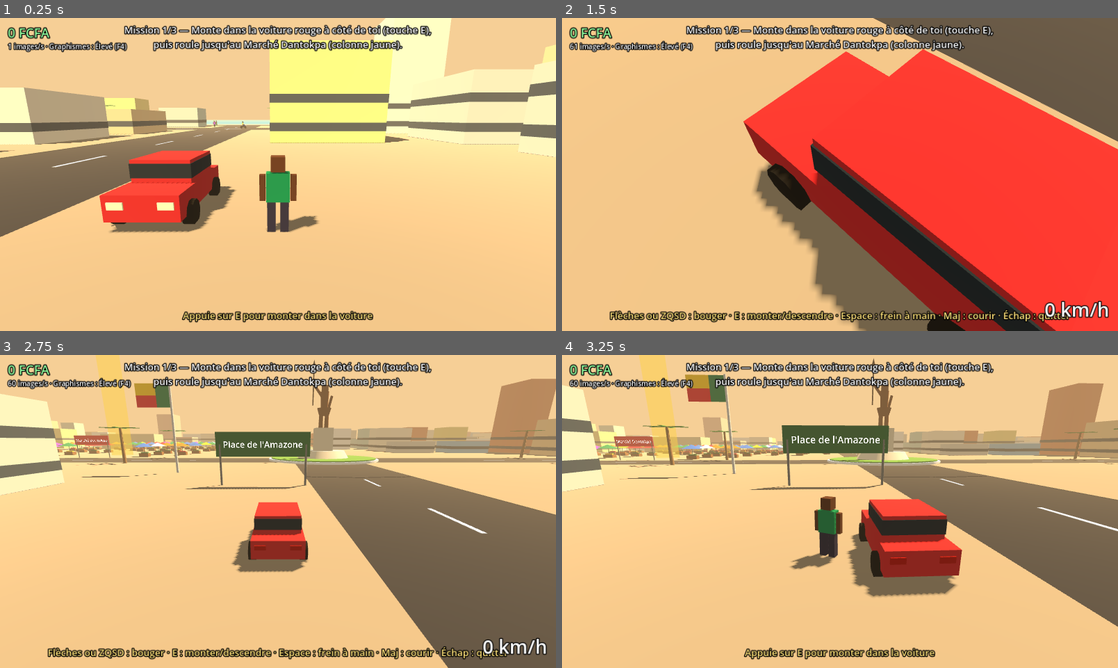
Above: before the commit, frames 1-4 (two rows, left to right).
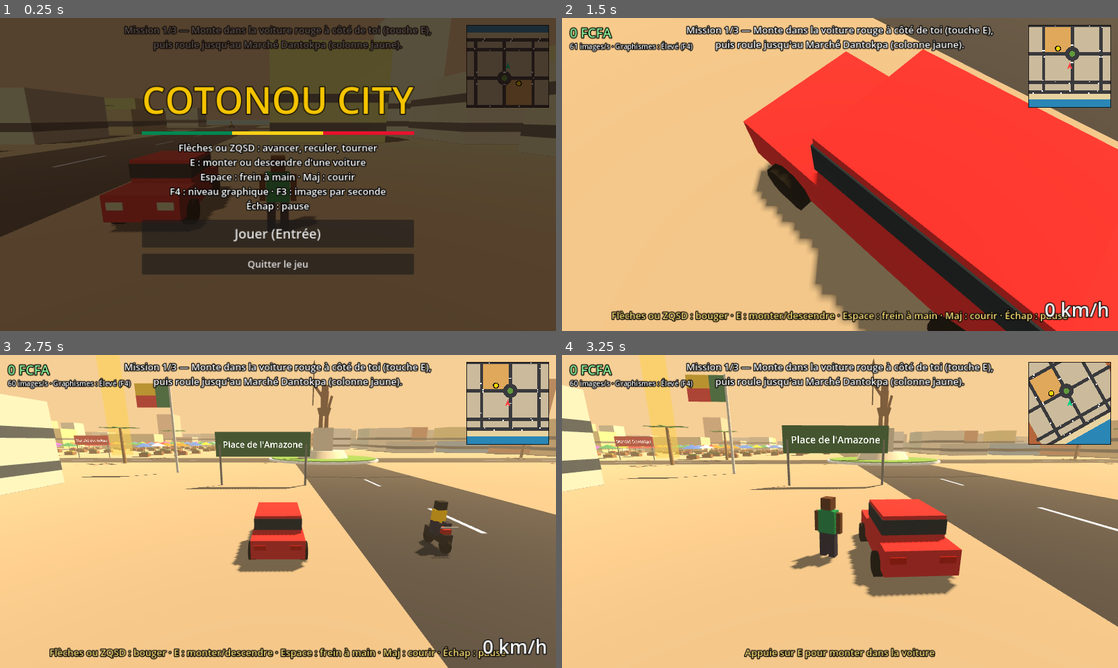
Above: after the commit, the same moments.

Repository: Yard24/Cotonou-city
Game: Godot game, scene res://main.tscn
The game is run twice, just before and just after one commit, with the same random seed, the same clock (stepped at 60 frames per second) and the same inputs.
Inputs (mouse positions are in pixels of both pictures, inside the frame that each line leads up to):
- Up to frame 1 (0.25 s): no input
- Up to frame 2 (1.5 s): click (840, 233) at 0.5 s, where only the run after the commit has a clickable "Jouer (Entrée)"; tap Enter (ui_accept) at 1.25 s; hold D (right) from 1.28 s (still down); hold Shift (run) from 1.28 s (still down); tap E (enter) at 1.35 s
- Up to frame 3 (2.75 s): tap Enter (ui_accept) at 1.52, 1.82, 2.27, 2.3, 2.57 s; release D (right) at 2.03 s; release Shift (run) at 2.03 s; hold Space (brake) from 2.03 s (still down); tap Shift (run) at 2.1 s
- Up to frame 4 (3.25 s): release Space (brake) at 2.78 s; hold D (right) from 2.78 s (still down); tap Enter (ui_accept) at 2.85 s; tap E (enter) at 3.05 s

The runs differ from the first frame. In frame 1, 99% of the frame differs, in the area x 0-100%, y 0-100%; in frame 2, 5.6%; in frame 3, 6.4%; in frame 4, 3.9%.

Commit message:
Mini-carte, écran d'accueil et pause
Co-Authored-By: Claude Fable 5.2 <noreply@anthropic.com>
Claude-Session: https://claude.ai/code/session_015ZX5cP41vf7mWhTQ8uSFp4

Diff:
--- a/scripts/main.gd
+++ b/scripts/main.gd
@@ -4,6 +4,7 @@
 
 const CarScript := preload("res://scripts/car.gd")
 const PlayerScript := preload("res://scripts/player.gd")
+const MinimapScript := preload("res://scripts/minimap.gd")
 const PAL := ["f2e6d0", "e8c99a", "d98c5f", "f4f1ea", "c4d4c8", "e2b3a0", "9fc3d9", "f0dc8a", "d6d0c4"]
 const SHIRTS := ["d94f8a", "2a7de1", "ffffff", "3f9a3c", "ff7a00", "8e2bd1", "e8112d", "14a3a3"]
 const CARC := ["f4f4f4", "d8d8d8", "2b2b2b", "9aa3a8", "7a1f1f", "23407a"]
@@ -38,6 +39,11 @@
 var quality := 2
 var quality_t := 0.0
 const QNAMES := ["Bas", "Moyen", "Élevé", "Ultra"]
+var road_segs: Array = []
+var menu: Control
+var menu_title: Label
+var menu_play: Button
+var minimap: Control
 var selftest := false
 var frames := 0
 var st_start := Vector3.ZERO
@@ -207,12 +213,14 @@
 	var dashes: Array = []
 	for x in [-120, 0, 120]:
 		box(Vector3(14, 0.04, 367), road, Vector3(x, 0.0, 16.5))
+		road_segs.append([Vector2(x, -167), Vector2(x, 200), 14.0])
 		var z := -160.0
 		while z < 195.0:
 			dashes.append(Transform3D(Basis(), Vector3(x, 0.03, z)))
 			z += 14.0
 	for z in [-160, -120, 0, 120]:
 		box(Vector3(420 if z == -160 else 400, 0.04, 14), road, Vector3(0, 0.005, z))
+		road_segs.append([Vector2(-210, z), Vector2(210, z), 14.0])
 		var x := -195.0
 		while x < 195.0:
 			dashes.append(Transform3D(Basis(Vector3.UP, PI / 2), Vector3(x, 0.035, z)))
@@ -458,6 +466,75 @@
 	l_banner.visible = false
 	layer.add_child(l_banner)
 
+	minimap = MinimapScript.new()
+	minimap.main = self
+	minimap.set_anchors_and_offsets_preset(Control.PRESET_TOP_RIGHT)
+	minimap.offset_left = -206
+	minimap.offset_top = 16
+	minimap.offset_right = -16
+	minimap.offset_bottom = 206
+	layer.add_child(minimap)
+	# écran d'accueil et de pause
+	menu = Control.new()
+	menu.set_anchors_and_offsets_preset(Control.PRESET_FULL_RECT)
+	layer.add_child(menu)
+	var bg := ColorRect.new()
+	bg.color = Color(0.08, 0.04, 0.02, 0.72)
+	bg.set_anchors_and_offsets_preset(Control.PRESET_FULL_RECT)
+	menu.add_child(bg)
+	var cc := CenterContainer.new()
+	cc.set_anchors_and_offsets_preset(Control.PRESET_FULL_RECT)
+	menu.add_child(cc)
+	var vb := VBoxContainer.new()
+	vb.add_theme_constant_override("separation", 14)
+	cc.add_child(vb)
+	menu_title = label(84, Color("f5c400"))
+	menu_title.horizontal_alignment = HORIZONTAL_ALIGNMENT_CENTER
+	vb.add_child(menu_title)
+	var flag := HBoxContainer.new()
+	flag.add_theme_constant_override("separation", 0)
+	flag.custom_minimum_size = Vector2(0, 8)
+	for fc in ["008751", "fcd116", "e8112d"]:
+		var r := ColorRect.new()
+		r.color = Color(fc)
+		r.size_flags_horizontal = Control.SIZE_EXPAND_FILL
+		flag.add_child(r)
+	vb.add_child(flag)
+	var help := label(22, Color.WHITE)
+	help.horizontal_alignment = HORIZONTAL_ALIGNMENT_CENTER
+	help.text = "Flèches ou ZQSD : avancer, reculer, tourner\nE : monter ou descendre d'une voiture\nEspace : frein à main · Maj : courir\nF4 : niveau graphique · F3 : images par seconde\nÉchap : pause"
+	vb.add_child(help)
+	menu_play = Button.new()
+	menu_play.add_theme_font_size_override("font_size", 30)
+	menu_play.custom_minimum_size = Vector2(360, 64)
+	menu_play.pressed.connect(_play)
+	vb.add_child(menu_play)
+	var bq := Button.new()
+	bq.text = "Quitter le jeu"
+	bq.add_theme_font_size_override("font_size", 22)
+	bq.custom_minimum_size = Vector2(360, 48)
+	bq.pressed.connect(func() -> void: get_tree().quit())
+	vb.add_child(bq)
+	open_menu("COTONOU CITY", "Jouer (Entrée)")
+	if selftest:
+		_play()
+
+func open_menu(title: String, play_text: String) -> void:
+	menu_title.text = title
+	menu_play.text = play_text
+	menu.visible = true
+	for a in ["up", "down", "left", "right", "brake", "run"]:
+		Input.action_release(a)
+
+func _play() -> void:
+	menu.visible = false
+
+func focus_pos() -> Vector3:
+	return cur_car.global_position if cur_car else player.global_position
+
+func focus_heading() -> float:
+	return cur_car.heading if cur_car else player.heading
+
 func _set_mission() -> void:
 	if mission_i < missions.size():
 		var m: Dictionary = missions[mission_i]
@@ -531,10 +608,17 @@
 	if "--shot" in OS.get_cmdline_user_args() and frames == 90:
 		get_viewport().get_texture().get_image().save_png("user://shot.png")
 		get_tree().quit()
+	if Input.is_action_just_pressed("quit") and not selftest:
+		if menu.visible:
+			_play()
+		else:
+			open_menu("PAUSE", "Reprendre")
+	if menu.visible:
+		if Input.is_action_just_pressed("ui_accept"):
+			_play()
+		return
 	if Input.is_action_just_pressed("enter"):
 		toggle_car()
-	if Input.is_action_just_pressed("quit") and not selftest:
-		get_tree().quit()
 	if Input.is_action_just_pressed("quality"):
 		quality = (quality + 1) % 4
 		_apply_quality()
@@ -617,7 +701,7 @@
 	var t := ""
 	if help_t > 0.0:
 		help_t -= delta
-		t = "Flèches ou ZQSD : bouger · E : monter/descendre · Espace : frein à main · Maj : courir · Échap : quitter"
+		t = "Flèches ou ZQSD : bouger · E : monter/descendre · Espace : frein à main · Maj : courir · Échap : pause"
 	if cur_car:
 		l_speed.text = "%d km/h" % int(abs(cur_car.speed) * 3.6)
 		if abs(cur_car.speed) < 1.5 and help_t <= 0.0:
@@ -636,7 +720,19 @@
 
 # ---------------- test automatique ----------------
 func _selftest() -> void:
-	if frames == 10:
+	if frames == 4:
+		if road_segs.size() != 7 or minimap == null or not minimap.is_inside_tree():
+			_fail("mini-carte absente ou routes manquantes")
+			return
+		open_menu("PAUSE", "Reprendre")
+		st_start = traffic[0].global_position
+	elif frames == 8:
+		if traffic[0].global_position.distance_to(st_start) > 0.01:
+			_fail("la pause ne fige pas le jeu")
+			return
+		_play()
+		print("menu : pause et reprise OK · mini-carte présente")
+	elif frames == 10:
 		toggle_car()
 		if cur_car == null:
 			_fail("impossible de monter dans la voiture")
--- /dev/null
+++ b/scripts/minimap.gd
@@ -0,0 +1,51 @@
+extends Control
+# Mini-carte : tourne avec le joueur, montre routes, îlots, circulation et objectif.
+
+var main
+const S := 0.55
+
+func _ready() -> void:
+	clip_contents = true
+	mouse_filter = Control.MOUSE_FILTER_IGNORE
+
+func _process(_d: float) -> void:
+	queue_redraw()
+
+func _draw() -> void:
+	if main == null:
+		return
+	var c := size / 2.0
+	var o: Vector3 = main.focus_pos()
+	var h: float = main.focus_heading()
+	var sn := sin(h)
+	var cs := cos(h)
+	var tr := func(x: float, z: float) -> Vector2:
+		var dx := x - o.x
+		var dz := z - o.z
+		return c + Vector2(-(dx * cs - dz * sn), -(dx * sn + dz * cs)) * S
+	var quad := func(x0: float, z0: float, x1: float, z1: float, col: Color) -> void:
+		draw_colored_polygon(PackedVector2Array([tr.call(x0, z0), tr.call(x1, z0), tr.call(x1, z1), tr.call(x0, z1)]), col)
+	draw_rect(Rect2(Vector2.ZERO, size), Color("b5653a"))
+	quad.call(-600.0, -900.0, 600.0, -192.0, Color("2a86b5"))
+	quad.call(-600.0, -192.0, 600.0, -167.0, Color("e8d3a0"))
+	for b in main.blocks:
+		quad.call(b.x0, b.z0, b.x1, b.z1, Color("e0a85a") if b.market else Color("cbbb9c"))
+	for r in main.road_segs:
+		draw_line(tr.call(r[0].x, r[0].y), tr.call(r[1].x, r[1].y), Color("3a3a3d"), r[2] * S)
+	var oc: Vector2 = tr.call(0.0, 0.0)
+	draw_circle(oc, 30.0 * S, Color("3a3a3d"))
+	draw_circle(oc, 12.0 * S, Color("5f9a3a"))
+	for a in main.traffic:
+		var p: Vector2 = tr.call(a.global_position.x, a.global_position.z)
+		draw_rect(Rect2(p - Vector2(1.5, 1.5), Vector2(3, 3)), Color.WHITE)
+	if main.marker.visible:
+		var m: Vector2 = tr.call(main.marker.position.x, main.marker.position.z)
+		var d := m - c
+		var lim := c.x - 10.0
+		if d.length() > lim:
+			m = c + d.normalized() * lim
+		draw_circle(m, 7.0, Color.BLACK)
+		draw_circle(m, 5.0, Color("ffd200"))
+	var col := Color("ff4444") if main.cur_car else Color("00d084")
+	draw_colored_polygon(PackedVector2Array([c + Vector2(0, -9), c + Vector2(6, 7), c + Vector2(0, 3), c + Vector2(-6, 7)]), col)
+	draw_rect(Rect2(Vector2.ZERO, size), Color(0, 0, 0, 0.8), false, 3.0)
Binary file changed: plan/taches.A (valide).translation
Binary file changed: plan/taches.C (consulté).translation
Binary file changed: plan/taches.Domaine.translation
Binary file changed: plan/taches.I (informé).translation
Binary file changed: plan/taches.Lot.translation
Binary file changed: plan/taches.Phase.translation
Binary file changed: plan/taches.Priorité.translation
Binary file changed: plan/taches.R (réalise).translation
Binary file changed: plan/taches.Statut.translation
Binary file changed: plan/taches.Tâche.translation
Not shown, changed: plan/taches.csv
Not shown, added: plan/journal/2026-11-15-19h45.md
